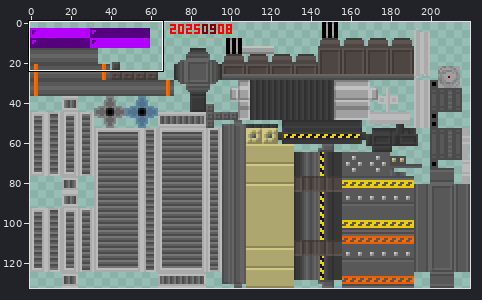
A sprite sheet gets an edit: src/main/resources/assets/hbm/textures/models/machines/assembly_factory.png. Above: a wide view before the commit, with the close-up outlined.
Close-up. As it was:
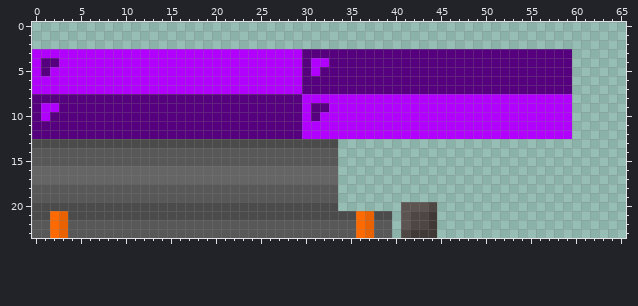
The file is 220x133 pixels. Colours within 5 levels of each other are drawn and written as one. Shown: x 0..65, y 0..23.
And afterwards:
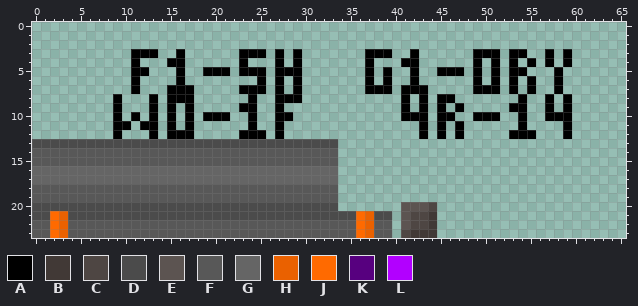
Palette (. is transparent): A #000000  B #413936  C #4e4643  D #4b4b4b  E #5c5451  F #585858  G #656565  H #ea6100  J #ff6a00  K #57007f  L #b200ff
Diff:
@@ x 0..65 @@
  2 ..................................................................
- 3 LLLLLLLLLLLLLLLLLLLLLLLLLLLLLLKKKKKKKKKKKKKKKKKKKKKKKKKKKKKK......
- 4 LKKLLLLLLLLLLLLLLLLLLLLLLLLLLLKLLKKKKKKKKKKKKKKKKKKKKKKKKKKK......
- 5 LKLLLLLLLLLLLLLLLLLLLLLLLLLLLLKLKKKKKKKKKKKKKKKKKKKKKKKKKKKK......
- 6 LLLLLLLLLLLLLLLLLLLLLLLLLLLLLLKKKKKKKKKKKKKKKKKKKKKKKKKKKKKK......
- 7 LLLLLLLLLLLLLLLLLLLLLLLLLLLLLLKKKKKKKKKKKKKKKKKKKKKKKKKKKKKK......
- 8 KKKKKKKKKKKKKKKKKKKKKKKKKKKKKKLLLLLLLLLLLLLLLLLLLLLLLLLLLLLL......
- 9 KLLKKKKKKKKKKKKKKKKKKKKKKKKKKKLKKLLLLLLLLLLLLLLLLLLLLLLLLLLL......
-10 KLKKKKKKKKKKKKKKKKKKKKKKKKKKKKLKLLLLLLLLLLLLLLLLLLLLLLLLLLLL......
-11 KKKKKKKKKKKKKKKKKKKKKKKKKKKKKKLLLLLLLLLLLLLLLLLLLLLLLLLLLLLL......
-12 KKKKKKKKKKKKKKKKKKKKKKKKKKKKKKLLLLLLLLLLLLLLLLLLLLLLLLLLLLLL......
+ 3 ...........AAA..A......AAA.A.A.......AAA..A......AAA.AA..A.A......
+ 4 ...........A...AA......A...A.A.......A...AA......A.A.A.A.A.A......
+ 5 ...........AA...A..AAA.AAA.AAA.......A.A..A..AAA.A.A.AA...A.......
+ 6 ...........A....A........A.A.A.......A.A..A......A.A.A.A..A.......
+ 7 ...........A...AAA.....AAA.A.A.......AAA.AAA.....AAA.A.A..A.......
+ 8 .........A...A.AAA......A..AAA...........A.A.AA.......A..A.A......
+ 9 .........A...A.A.A.....AA..A.............A.A.A.A.....AA..A.A......
+10 .........A.A.A.A.A.AAA..A..AA............AAA.AA..AAA..A..AAA......
+11 .........AA.AA.A.A......A..A...............A.A.A......A....A......
+12 .........A...A.AAA.....AAA.A...............A.A.A.....AAA...A......
 13 DDDDDDDDDDDDDDDDDDDDDDDDDDDDDDDDDD................................
Boxes around the changes in both close-ups, in picture pixels (x1, y1, x2, y2):
changed: (32, 49, 572, 139)
